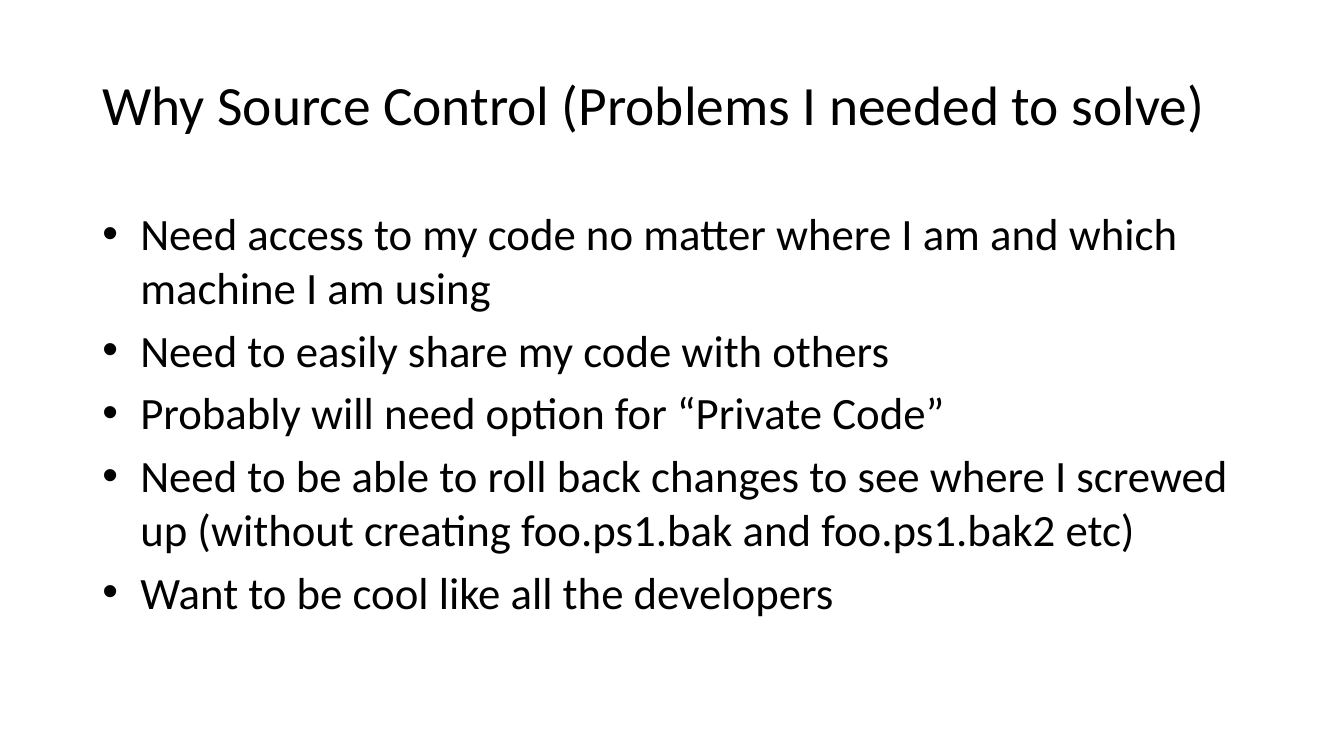
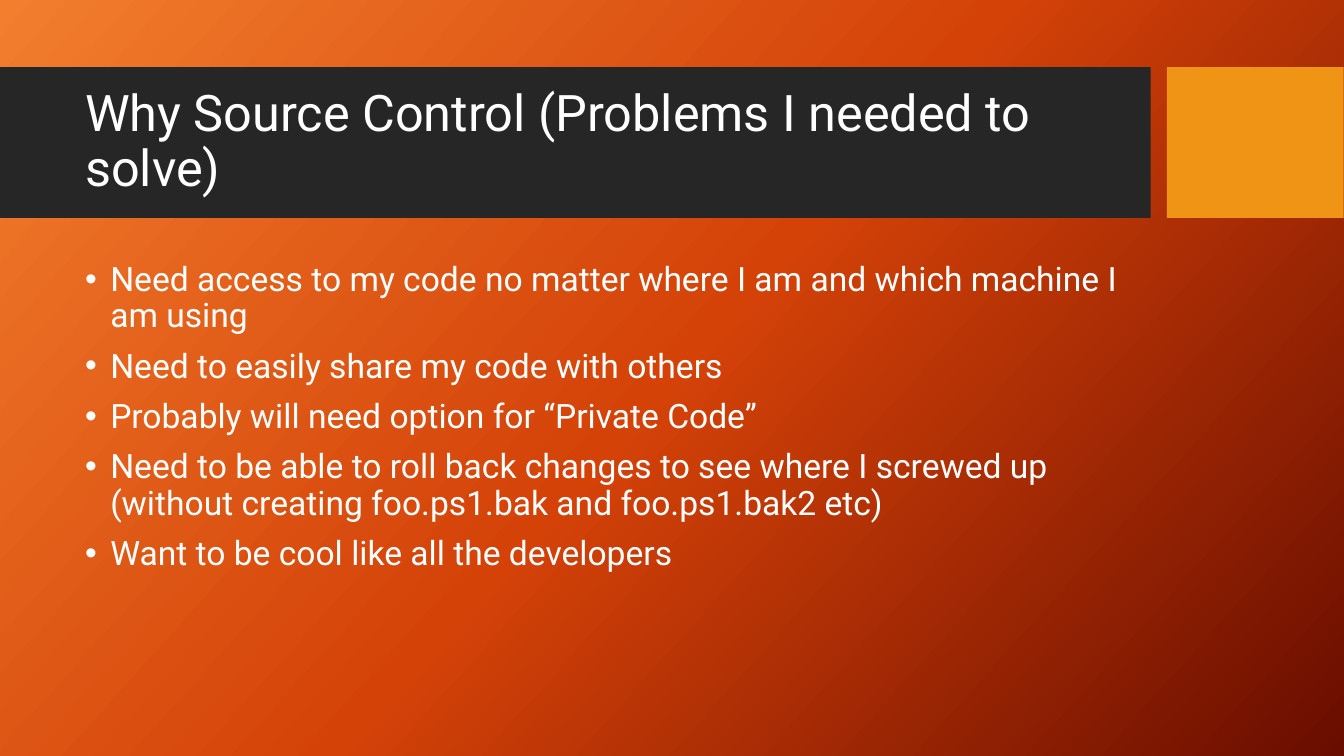
Before and after one commit to AndySchneiderDev-zz/PowerShellSummit, a slide deck: slide 3 of Source Control for IT Pros.pptx. Drawn at 1344x756 pixels with LibreOffice and Linux fonts; fonts in the diff are those of the drawing; background and template pictures are left out. Boxes give left, top, right and bottom in pixels: in the first picture for what was removed or moved away, otherwise in the second. Text is boxed around its words. In the diff, an @@ line names an element or a change of style, - is before the commit and + after.

```diff
--- a/Source Control for IT Pros.pptx
+++ b/Source Control for IT Pros.pptx
@@ background #FFFFFF to picture (left out) @@
@@ rectangle added at [0,68,1150,219], fill #262626 @@
@@ title "Why Source Control (Problems I ...": place and size @@
-title "Why Source Control (Problems I ..." at [102,84,1203,134]
+title "Why Source Control (Problems I ..." at [85,91,1031,197]
@@ title "Why Source Control (Problems I ..." at [85,91,1031,197]: size 39.6 to 36 pt, font Calibri to Roboto, text colour #000000 to #FFFFFF; line spacing 1 to 0.9 @@
@@ rectangle added at [1168,68,1344,219], fill #F09415 @@
@@ text "Need access to my code ...": place and size @@
-text "Need access to my code ..." at [140,219,1227,617]
+text "Need access to my code ..." at [110,265,1117,572]
@@ text "Need access to my code ..." at [110,265,1117,572]: size 32 to 24 pt, font Calibri to Roboto, text colour #000000 to #FFFFFF; indent changed; line spacing 1 to 0.9; more space between paragraphs @@
```
Also in this commit, not shown: 3 other slides changed, 2 slides added, 1 other file.
